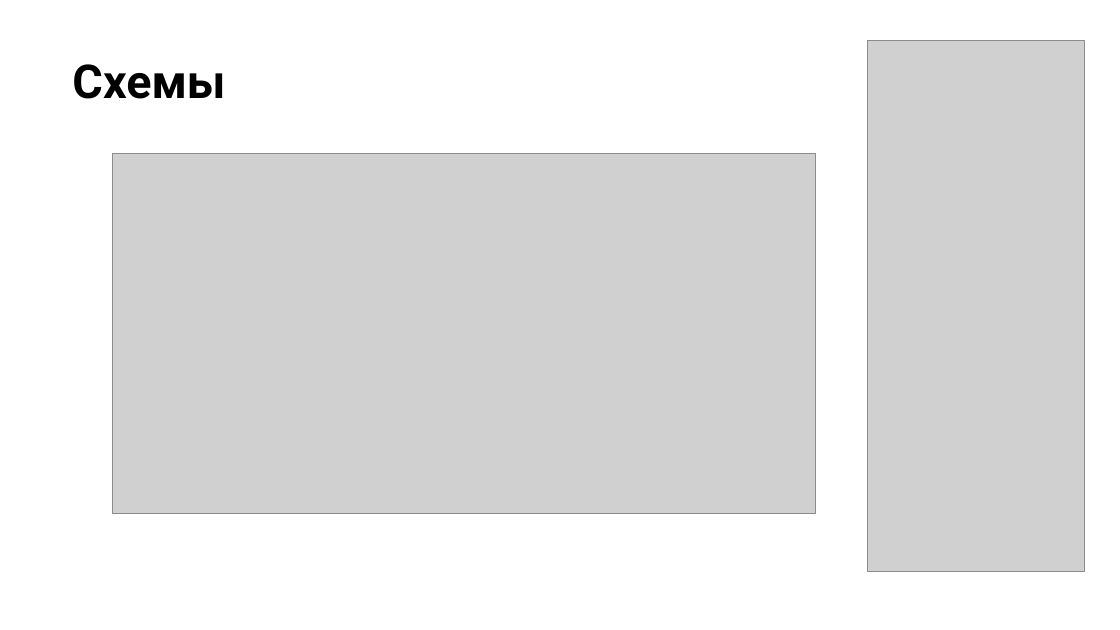
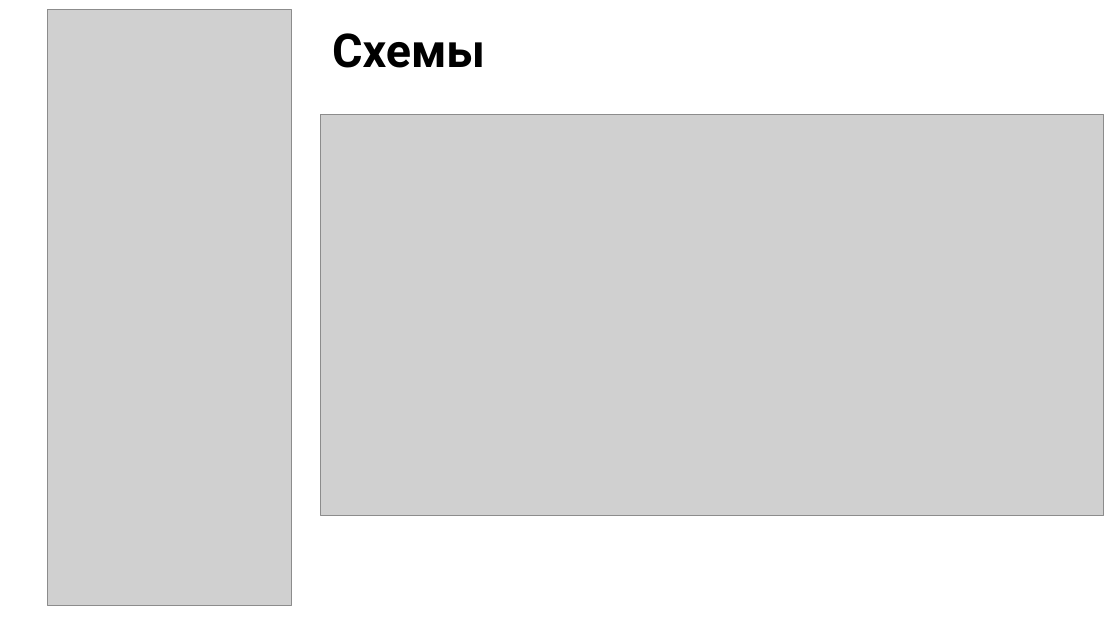
Before and after one commit to NikolayMaerov/OtusProject, a slide deck: slide 10 of doc/Презентация.pptx. Drawn at 1120x630 pixels with LibreOffice and Linux fonts; fonts in the diff are those of the drawing; grey boxes stand for pictures; background and template pictures are left out. Boxes give left, top, right and bottom in pixels: in the first picture for what was removed or moved away, otherwise in the second. Text is boxed around its words. In the diff, an @@ line names an element or a change of style, - is before the commit and + after.

```diff
--- a/doc/Презентация.pptx
+++ b/doc/Презентация.pptx
@@ picture: place and size @@
-picture at <box>867,40,1084,571</box>
+picture at <box>48,10,292,606</box>
@@ title "Схемы": place and size @@
-title "Схемы" at <box>72,64,225,99</box>
+title "Схемы" at <box>332,33,485,68</box>
@@ picture: place and size @@
-picture at <box>113,153,815,514</box>
+picture at <box>320,114,1103,515</box>
```
Also in this commit, not shown: 1 other slide changed, 3 other files.
